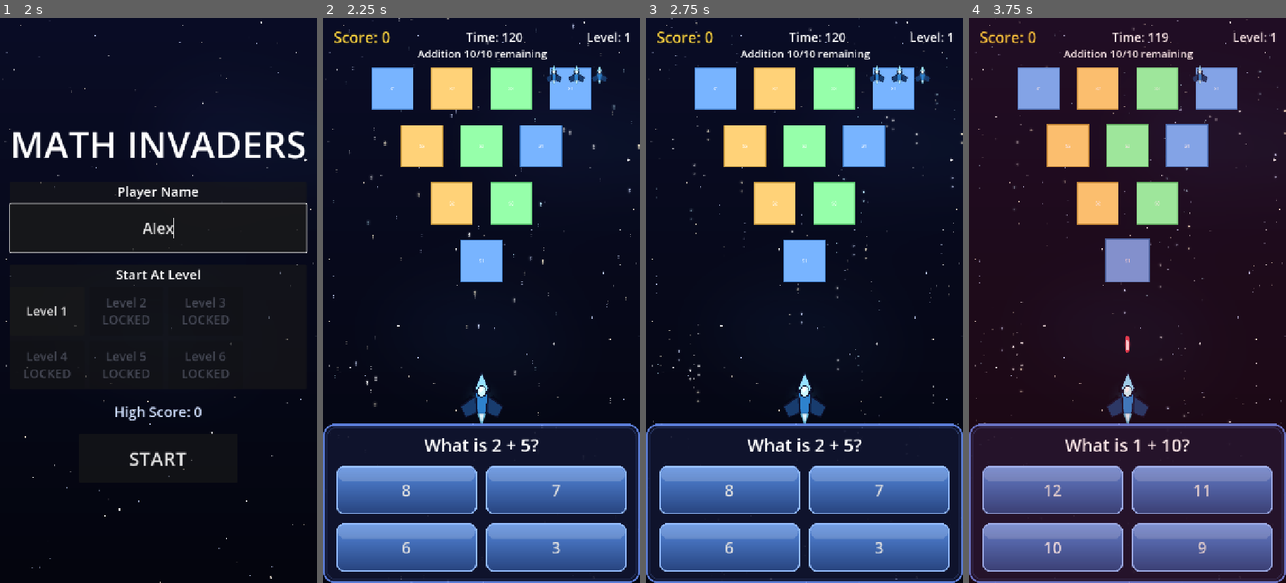
Above: before the commit, frames 1-4 (left to right).
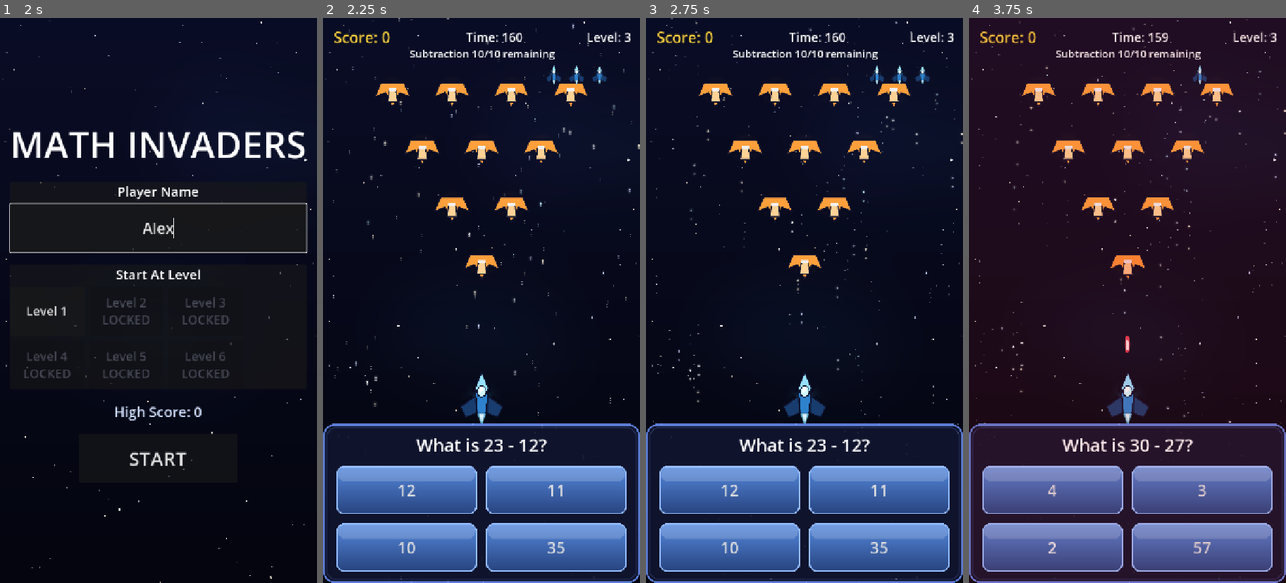
Above: after the commit, the same moments.

Repository: rajeshja/Math-Invaders-SDD
Game: Godot game, scene res://scenes/splash_screen.tscn
The game is run twice, just before and just after one commit, with the same random seed, the same clock (stepped at 60 frames per second) and the same inputs. Sound files missing from this copy of the repository are replaced by a short silence.
Inputs (mouse positions are in pixels of both pictures, inside the frame that each line leads up to):
- Up to frame 1 (2 s): tap Enter at 0.5 s; move the mouse to (228, 272) at 0.52 s; hold Shift 0.53-1.25 s; click (228, 272) at 0.67 s; click (158, 227) at 1.27 s; type "Alex" at 1.35 s
- Up to frame 2 (2.25 s): click "Level 1" at 2 s
- Up to frame 3 (2.75 s): no input
- Up to frame 4 (3.75 s): click "8" (after the commit: "12") at 2.75 s; click "1" (after the commit: "33") at 3.5 s

Frame 1 is identical in both runs. In frame 2, 11% of the frame differs, in the area x 15-98%, y 2-95%; in frame 3, 11%; in frame 4, 11%.

Commit message:
Updated question list.

Diff:
--- a/resources/levels/level_1.tres
+++ b/resources/levels/level_1.tres
@@ -1,16 +1,7 @@
-[gd_resource type="Resource" script_class="LevelConfig" load_steps=2 format=3]
+[gd_resource type="Resource" script_class="LevelConfig" format=3 uid="uid://1bhebifar4wk"]
 
-[ext_resource type="Script" path="res://scripts/level_config.gd" id="1"]
+[ext_resource type="Script" uid="uid://b6v02c3iv0vkv" path="res://scripts/level_config.gd" id="1"]
 
 [resource]
 script = ExtResource("1")
-level_number = 1
-category_sequence = Array[String](["integer_addition", "integer_subtraction", "integer_multiplication", "integer_division"])
-difficulty = 1
-max_operand_size = 0
-time_limit_seconds = 120.0
-tries_per_question = 1
-allow_unlike_denominators = false
-max_decimal_places = 0
-points_per_question = 1
 wave_enemy_textures = [["res://assets/images/enemies/ship1.png", "res://assets/images/enemies/ship2.png", "res://assets/images/enemies/ship3.png"]]
--- a/resources/levels/level_2.tres
+++ b/resources/levels/level_2.tres
@@ -1,16 +1,9 @@
-[gd_resource type="Resource" script_class="LevelConfig" load_steps=2 format=3]
+[gd_resource type="Resource" script_class="LevelConfig" format=3 uid="uid://cyg7o77vfufeb"]
 
-[ext_resource type="Script" path="res://scripts/level_config.gd" id="1"]
+[ext_resource type="Script" uid="uid://b6v02c3iv0vkv" path="res://scripts/level_config.gd" id="1"]
 
 [resource]
 script = ExtResource("1")
 level_number = 2
-category_sequence = Array[String](["integer_addition", "integer_subtraction", "integer_multiplication", "integer_division"])
 difficulty = 2
-max_operand_size = 0
-time_limit_seconds = 120.0
-tries_per_question = 1
-allow_unlike_denominators = false
-max_decimal_places = 0
-points_per_question = 1
 player_ship_texture = "res://assets/images/ships/player_ship_alt.png"
--- a/resources/levels/level_3.tres
+++ b/resources/levels/level_3.tres
@@ -1,15 +1,12 @@
-[gd_resource type="Resource" script_class="LevelConfig" load_steps=2 format=3]
+[gd_resource type="Resource" script_class="LevelConfig" format=3 uid="uid://dvbt6kyg83ssk"]
 
-[ext_resource type="Script" path="res://scripts/level_config.gd" id="1"]
+[ext_resource type="Script" uid="uid://b6v02c3iv0vkv" path="res://scripts/level_config.gd" id="1"]
 
 [resource]
 script = ExtResource("1")
 level_number = 3
-category_sequence = Array[String](["integer_addition", "integer_subtraction", "integer_multiplication", "integer_division", "fraction_addition", "fraction_subtraction"])
+category_sequence = Array[String](["integer_subtraction", "integer_multiplication", "fraction_addition", "fraction_subtraction"])
 difficulty = 3
 max_operand_size = 50
-time_limit_seconds = 180.0
-tries_per_question = 1
-allow_unlike_denominators = false
-max_decimal_places = 0
+time_limit_seconds = 160.0
 points_per_question = 2
--- a/resources/levels/level_4.tres
+++ b/resources/levels/level_4.tres
@@ -1,15 +1,13 @@
-[gd_resource type="Resource" script_class="LevelConfig" load_steps=2 format=3]
+[gd_resource type="Resource" script_class="LevelConfig" format=3 uid="uid://ce1jttfoupvx2"]
 
-[ext_resource type="Script" path="res://scripts/level_config.gd" id="1"]
+[ext_resource type="Script" uid="uid://b6v02c3iv0vkv" path="res://scripts/level_config.gd" id="1"]
 
 [resource]
 script = ExtResource("1")
 level_number = 4
-category_sequence = Array[String](["integer_addition", "integer_subtraction", "integer_multiplication", "integer_division", "fraction_addition", "fraction_subtraction", "fraction_multiplication", "fraction_division"])
+category_sequence = Array[String](["integer_multiplication", "fraction_addition", "fraction_subtraction", "fraction_multiplication", "fraction_division"])
 difficulty = 4
 max_operand_size = 70
-time_limit_seconds = 240.0
-tries_per_question = 1
+time_limit_seconds = 200.0
 allow_unlike_denominators = true
-max_decimal_places = 0
 points_per_question = 2
--- a/resources/levels/level_5.tres
+++ b/resources/levels/level_5.tres
@@ -1,15 +1,12 @@
-[gd_resource type="Resource" script_class="LevelConfig" load_steps=2 format=3]
+[gd_resource type="Resource" script_class="LevelConfig" format=3 uid="uid://wfhrr8omjbot"]
 
-[ext_resource type="Script" path="res://scripts/level_config.gd" id="1"]
+[ext_resource type="Script" uid="uid://b6v02c3iv0vkv" path="res://scripts/level_config.gd" id="1"]
 
 [resource]
 script = ExtResource("1")
 level_number = 5
-category_sequence = Array[String](["integer_addition", "integer_subtraction", "integer_multiplication", "integer_division", "prime", "decimal_addition", "decimal_subtraction", "decimal_multiplication", "decimal_division"])
+category_sequence = Array[String](["fraction_addition", "fraction_subtraction", "fraction_multiplication", "prime", "decimal_addition", "decimal_subtraction"])
 difficulty = 5
-max_operand_size = 0
 time_limit_seconds = 270.0
-tries_per_question = 1
-allow_unlike_denominators = false
 max_decimal_places = 1
 points_per_question = 3
--- a/resources/levels/level_6.tres
+++ b/resources/levels/level_6.tres
@@ -1,15 +1,13 @@
-[gd_resource type="Resource" script_class="LevelConfig" load_steps=2 format=3]
+[gd_resource type="Resource" script_class="LevelConfig" format=3 uid="uid://bcxgqwvbwxv3u"]
 
-[ext_resource type="Script" path="res://scripts/level_config.gd" id="1"]
+[ext_resource type="Script" uid="uid://b6v02c3iv0vkv" path="res://scripts/level_config.gd" id="1"]
 
 [resource]
 script = ExtResource("1")
 level_number = 6
 category_sequence = Array[String](["ratio_proportion", "hcf_lcm", "fraction_multiplication", "fraction_division", "decimal_multiplication", "decimal_division"])
 difficulty = 6
-max_operand_size = 0
-time_limit_seconds = 180.0
-tries_per_question = 1
+time_limit_seconds = 240.0
 allow_unlike_denominators = true
 max_decimal_places = 2
 points_per_question = 3
--- a/scenes/main.tscn
+++ b/scenes/main.tscn
@@ -1,81 +1,82 @@
-[gd_scene load_steps=15 format=3 uid="uid://main_scene_001"]
+[gd_scene format=3 uid="uid://b6e5xtcmst1tm"]
 
-[ext_resource type="Script" path="res://scripts/main.gd" id="1"]
-[ext_resource type="Script" path="res://scripts/wave_manager.gd" id="2"]
-[ext_resource type="Script" path="res://scripts/level_manager.gd" id="9"]
-[ext_resource type="Texture2D" path="res://assets/images/background/background_space.png" id="3"]
+[ext_resource type="Script" uid="uid://cfk4127yttclw" path="res://scripts/main.gd" id="1"]
+[ext_resource type="Script" uid="uid://byygago5dfuha" path="res://scripts/wave_manager.gd" id="2"]
+[ext_resource type="Texture2D" uid="uid://djh3qm0u2btfc" path="res://assets/images/background/background_space.png" id="3"]
 [ext_resource type="PackedScene" path="res://scenes/player.tscn" id="4"]
 [ext_resource type="PackedScene" path="res://scenes/hud.tscn" id="5"]
 [ext_resource type="PackedScene" path="res://scenes/question_panel.tscn" id="6"]
 [ext_resource type="PackedScene" path="res://scenes/wave_banner.tscn" id="7"]
 [ext_resource type="PackedScene" path="res://scenes/game_over_overlay.tscn" id="8"]
+[ext_resource type="Script" uid="uid://dogo7mesmsmq1" path="res://scripts/level_manager.gd" id="9"]
 [ext_resource type="PackedScene" path="res://scenes/level_complete_banner.tscn" id="10"]
-[ext_resource type="Script" path="res://scripts/starfield_scroll.gd" id="11"]
-[ext_resource type="Texture2D" path="res://assets/images/background/starfield_overlay.png" id="12"]
-[ext_resource type="Script" path="res://scripts/camera_shake.gd" id="13"]
-[ext_resource type="Script" path="res://scripts/flash_overlay.gd" id="14"]
+[ext_resource type="Script" uid="uid://cpllp8e8xrp7w" path="res://scripts/starfield_scroll.gd" id="11"]
+[ext_resource type="Texture2D" uid="uid://5higuqstaly2" path="res://assets/images/background/starfield_overlay.png" id="12"]
+[ext_resource type="Script" uid="uid://cdmdxbk0ai5qv" path="res://scripts/camera_shake.gd" id="13"]
+[ext_resource type="Script" uid="uid://bfh7ufcwnuymo" path="res://scripts/flash_overlay.gd" id="14"]
 
-[node name="Main" type="Node2D"]
+[node name="Main" type="Node2D" unique_id=1380769716]
 script = ExtResource("1")
+debug_start_level = 3
 
-[node name="Background" type="Node2D" parent="."]
+[node name="Background" type="Node2D" parent="." unique_id=1898497113]
 script = ExtResource("11")
 
-[node name="BackgroundSprite" type="Sprite2D" parent="Background"]
+[node name="BackgroundSprite" type="Sprite2D" parent="Background" unique_id=1702080480]
 position = Vector2(360, 640)
 texture = ExtResource("3")
 
-[node name="StarfieldFar" type="Sprite2D" parent="Background"]
+[node name="StarfieldFar" type="Sprite2D" parent="Background" unique_id=33105219]
 modulate = Color(1, 1, 1, 0.65)
+texture_repeat = 2
 position = Vector2(360, 640)
-texture_repeat = 2
 texture = ExtResource("12")
 region_enabled = true
 region_rect = Rect2(0, 0, 720, 1280)
 
-[node name="StarfieldNear" type="Sprite2D" parent="Background"]
+[node name="StarfieldNear" type="Sprite2D" parent="Background" unique_id=1677469102]
+texture_repeat = 2
 position = Vector2(360, 640)
-texture_repeat = 2
 texture = ExtResource("12")
 region_enabled = true
 region_rect = Rect2(0, 0, 720, 1280)
 
-[node name="GameWorld" type="Node2D" parent="."]
+[node name="GameWorld" type="Node2D" parent="." unique_id=86673343]
 
-[node name="Player" parent="GameWorld" instance=ExtResource("4")]
+[node name="Player" parent="GameWorld" unique_id=1380280664 instance=ExtResource("4")]
 position = Vector2(360, 860)
 
-[node name="Enemies" type="Node2D" parent="GameWorld"]
+[node name="Enemies" type="Node2D" parent="GameWorld" unique_id=707265514]
 
-[node name="Bullets" type="Node2D" parent="GameWorld"]
+[node name="Bullets" type="Node2D" parent="GameWorld" unique_id=1394288252]
 
-[node name="Effects" type="Node2D" parent="GameWorld" groups=["fx_host"]]
+[node name="Effects" type="Node2D" parent="GameWorld" unique_id=1859263474 groups=["fx_host"]]
 
-[node name="Camera2D" type="Camera2D" parent="."]
+[node name="Camera2D" type="Camera2D" parent="." unique_id=1385603799]
 position = Vector2(360, 640)
 script = ExtResource("13")
 
-[node name="WaveManager" type="Node" parent="."]
+[node name="WaveManager" type="Node" parent="." unique_id=1076935171]
 script = ExtResource("2")
 
-[node name="LevelManager" type="Node" parent="."]
+[node name="LevelManager" type="Node" parent="." unique_id=898277845]
 script = ExtResource("9")
 
-[node name="HUD" parent="." instance=ExtResource("5")]
+[node name="HUD" parent="." unique_id=128477732 instance=ExtResource("5")]
 
-[node name="QuestionPanel" parent="." instance=ExtResource("6")]
+[node name="QuestionPanel" parent="." unique_id=891852373 instance=ExtResource("6")]
 
-[node name="WaveBanner" parent="." instance=ExtResource("7")]
+[node name="WaveBanner" parent="." unique_id=535738338 instance=ExtResource("7")]
 
-[node name="LevelCompleteBanner" parent="." instance=ExtResource("10")]
+[node name="LevelCompleteBanner" parent="." unique_id=576996098 instance=ExtResource("10")]
 
-[node name="GameOverOverlay" parent="." instance=ExtResource("8")]
+[node name="GameOverOverlay" parent="." unique_id=656786903 instance=ExtResource("8")]
 
-[node name="DamageFlash" type="CanvasLayer" parent="."]
+[node name="DamageFlash" type="CanvasLayer" parent="." unique_id=181847612]
 layer = 6
 script = ExtResource("14")
 
-[node name="Rect" type="ColorRect" parent="DamageFlash"]
+[node name="Rect" type="ColorRect" parent="DamageFlash" unique_id=1623934404]
 anchors_preset = 15
 anchor_right = 1.0
 anchor_bottom = 1.0
